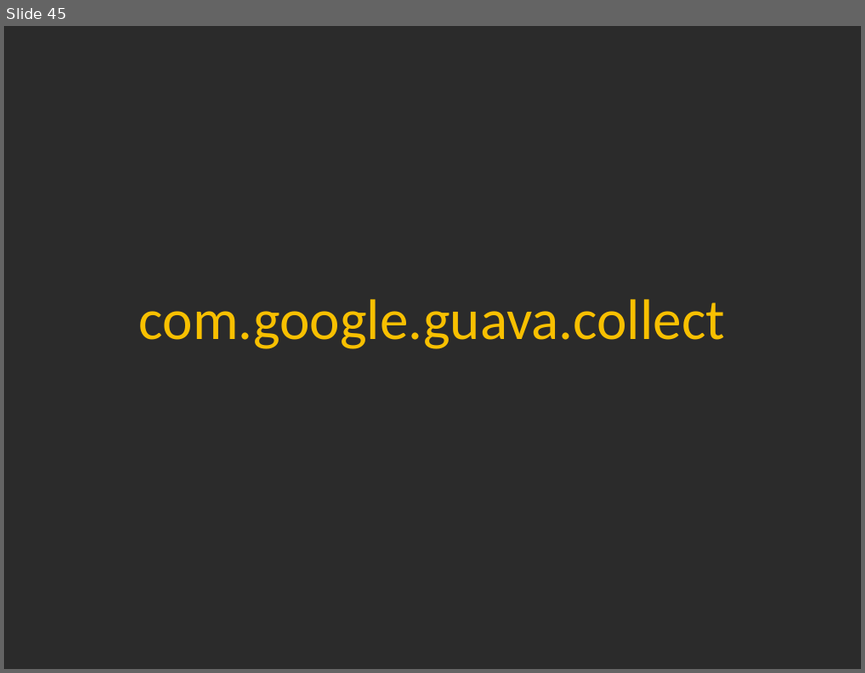
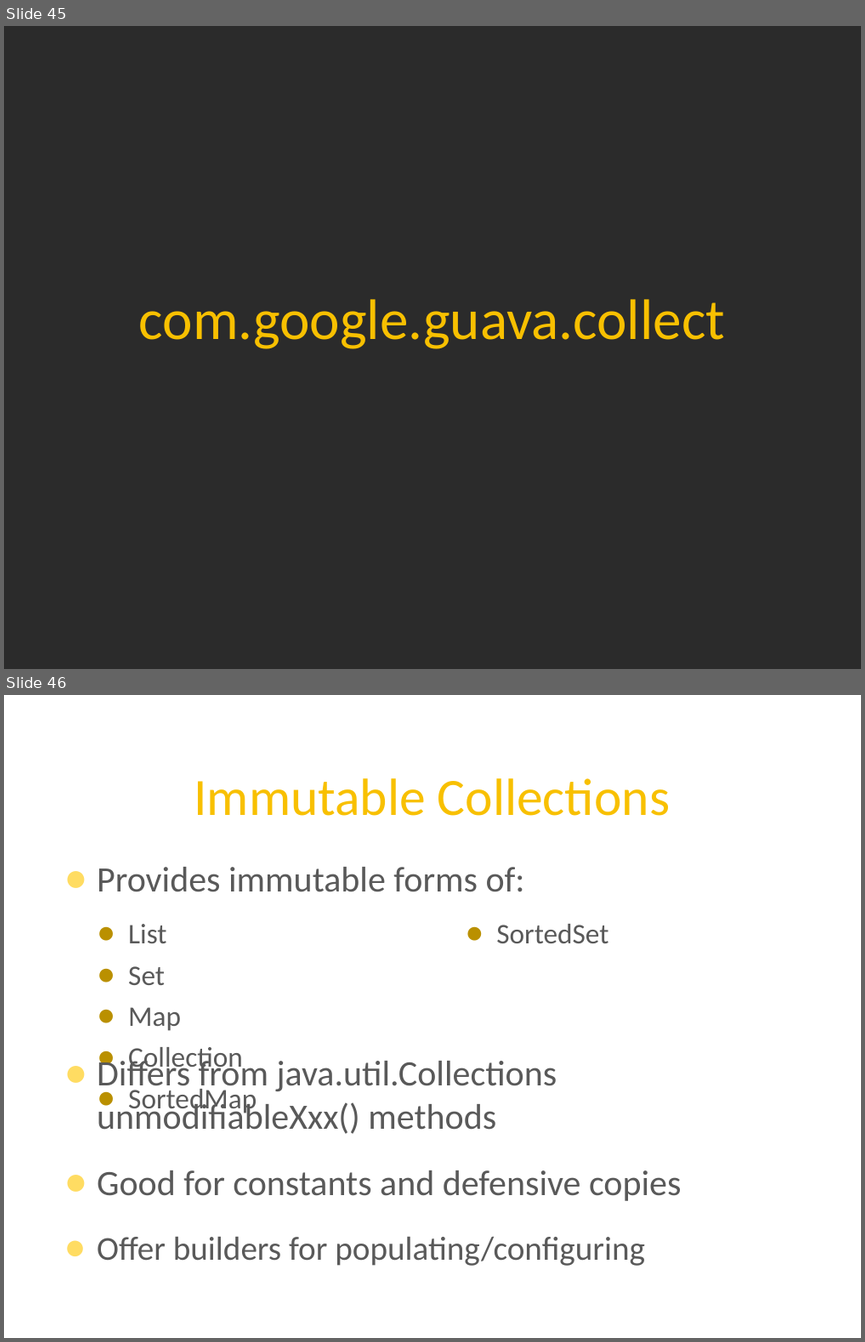
Before and after one commit to twoqubed/JavaMUG-Guava, a slide deck: JavaMUG - Guava.pptx. Shown one above the other, each under a label of ours: slide 45 before the commit, slides 45 and 46 after it. The pictures are 865x673 and 865x1342 pixels, drawn with LibreOffice and Linux fonts; fonts in the diff are those of the drawing; background and template pictures are left out; a plain dark background stands for a picture behind light text. Boxes give left, top, right and bottom in pixels: in the first picture for what was removed or moved away, otherwise in the second. Text is boxed around its words. In the diff, an @@ line names an element or a change of style, - is before the commit and + after.

Commit message:
Incremental commit - started work on collect package.

```diff
--- a/JavaMUG - Guava.pptx
+++ b/JavaMUG - Guava.pptx
@@ slide 46 added at bbox=[4, 695, 861, 1338], background picture (left out) @@
@@ title added at bbox=[194, 778, 670, 816], 44 pt, text #F8C000 @@
+Immutable Collections
@@ text added at bbox=[97, 867, 525, 892], 30 pt, text #595959 @@
+● Provides immutable forms of:
@@ text added at bbox=[128, 924, 256, 1116], 23.8 pt, text #595959 @@
+  ● List
+  ● Set
+  ● Map
+  ● Collection
+  ● SortedMap
+  ● SortedSet
@@ text added at bbox=[97, 1056, 681, 1265], 30 pt, text #595959 @@
+● Differs from java.util.Collections unmodifiableXxx() methods
+● Good for constants and defensive copies
+● Offer builders for populating/configuring
```
Also in this commit, not shown: 3 other slides added, 5 other files.
